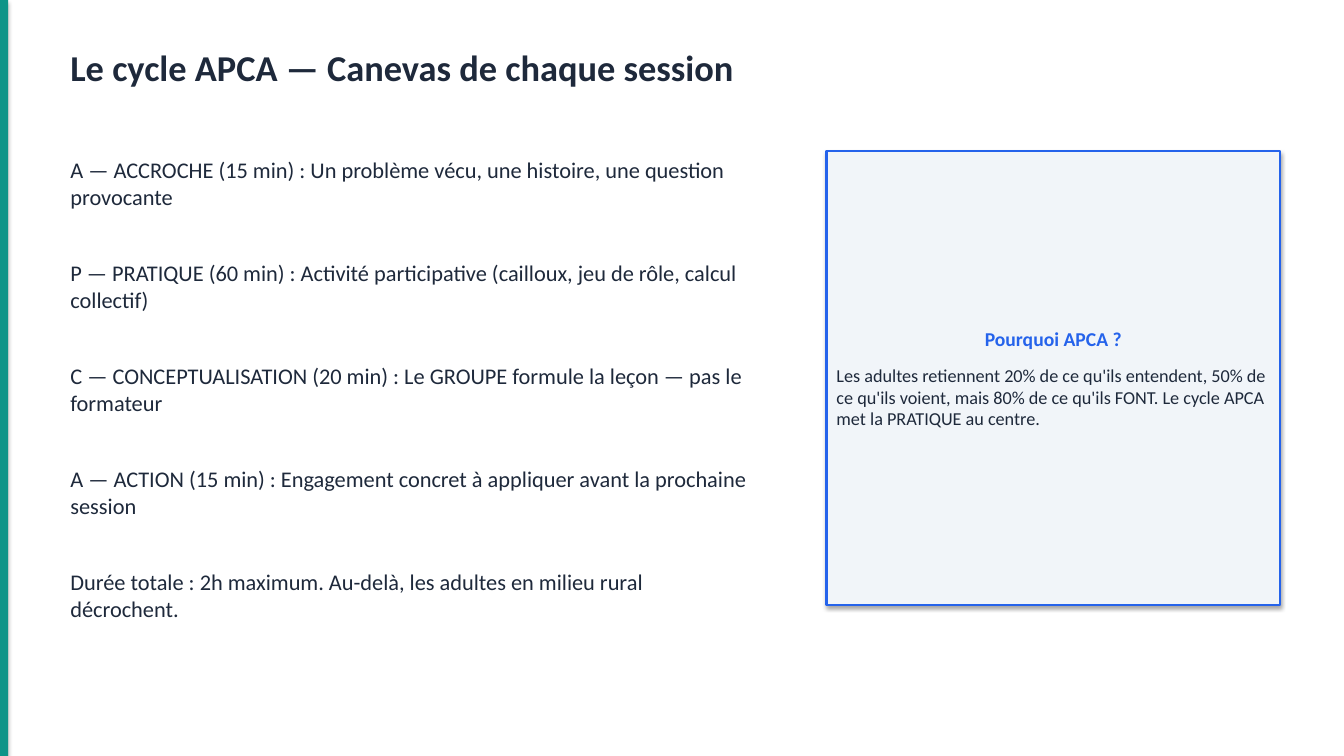
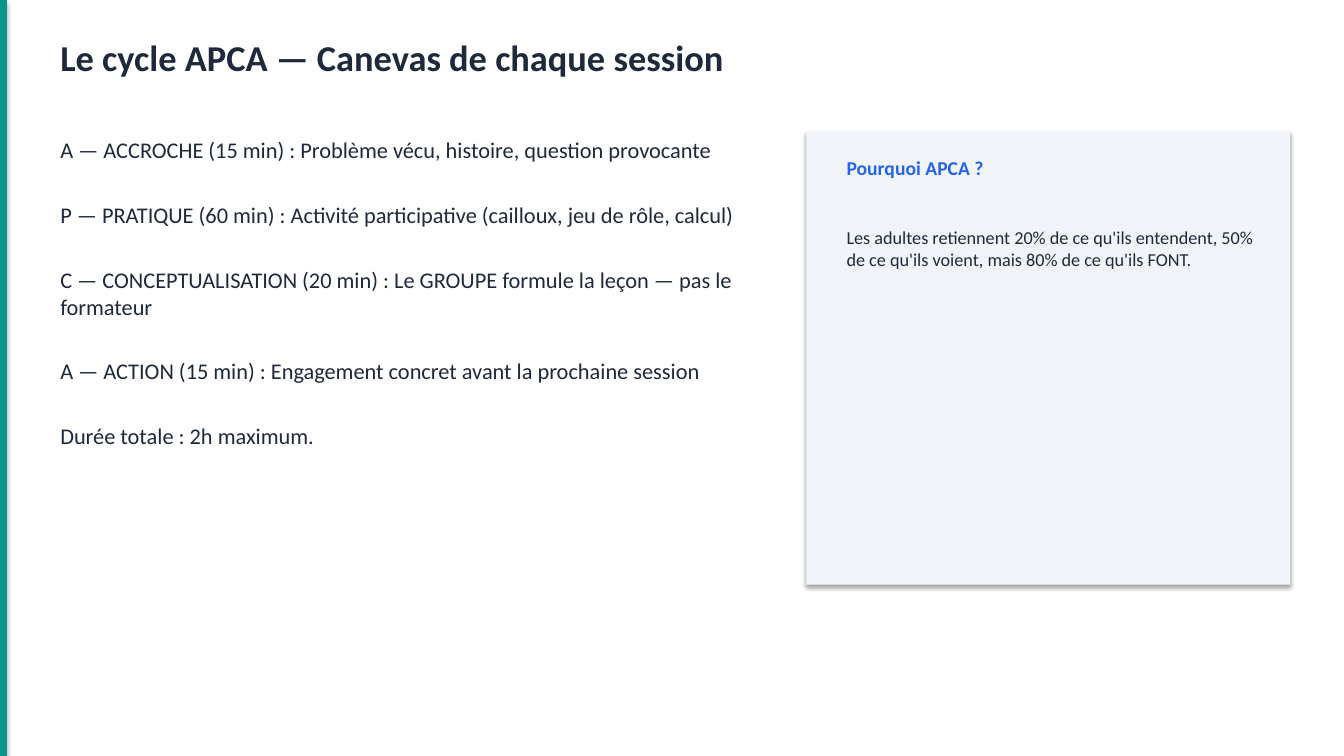
Before and after one commit to Louistatch/portefolio, a slide deck: slide 4 of TOF-FIN-01_Gestion_Financiere_Paysanne.pptx. Drawn at 1344x756 pixels with LibreOffice and Linux fonts; fonts in the diff are those of the drawing. Boxes give left, top, right and bottom in pixels: in the first picture for what was removed or moved away, otherwise in the second. Text is boxed around its words. In the diff, an @@ line names an element or a change of style, - is before the commit and + after.

```diff
--- a/TOF-FIN-01_Gestion_Financiere_Paysanne.pptx
+++ b/TOF-FIN-01_Gestion_Financiere_Paysanne.pptx
@@ text "Le cycle APCA — Canevas ...": place and size @@
-text "Le cycle APCA — Canevas ..." at [70, 55, 734, 87]
+text "Le cycle APCA — Canevas ..." at [60, 45, 724, 77]
@@ text "A — ACCROCHE (15 min) ...": place and size @@
-text "A — ACCROCHE (15 min) ..." at [70, 162, 746, 617]
+text "A — ACCROCHE (15 min) ..." at [60, 142, 733, 444]
@@ text at [60, 142, 733, 227]: text changed @@
-A — ACCROCHE (15 min) : Un problème vécu, une histoire, une question provocante
-P — PRATIQUE (60 min) : Activité participative (cailloux, jeu de rôle, calcul collectif)
+A — ACCROCHE (15 min) : Problème vécu, histoire, question provocante
+P — PRATIQUE (60 min) : Activité participative (cailloux, jeu de rôle, calcul)
@@ rectangle added at [807, 131, 1291, 585], fill #F1F5F9 @@
@@ text added at [847, 161, 970, 178], 14 pt, text #2563EB, bold @@
+Pourquoi APCA ?
@@ text "Les adultes retiennent 20% de ...": place and size @@
-text "Les adultes retiennent 20% de ..." at [827, 151, 1280, 605]
+text "Les adultes retiennent 20% de ..." at [847, 231, 1252, 269]
@@ text "Les adultes retiennent 20% de ..." at [847, 231, 1252, 269]: vertical alignment middle to top; fill #F1F5F9 to none; outline #2563EB 1.5 pt to none; shadow off @@
@@ text at [847, 231, 1252, 269]: text changed @@
-Pourquoi APCA ?
-Les adultes retiennent 20% de ce qu'ils entendent, 50% de ce qu'ils voient, mais 80% de ce qu'ils FONT. Le cycle APCA met la PRATIQUE au centre.
+Les adultes retiennent 20% de ce qu'ils entendent, 50% de ce qu'ils voient, mais 80% de ce qu'ils FONT.
@@ text at [60, 272, 731, 315]: less space between paragraphs @@
@@ text at [60, 363, 699, 444]: text changed @@
-A — ACTION (15 min) : Engagement concret à appliquer avant la prochaine session
-Durée totale : 2h maximum. Au-delà, les adultes en milieu rural décrochent.
+A — ACTION (15 min) : Engagement concret avant la prochaine session
+Durée totale : 2h maximum.
```
Also in this commit, not shown: 47 other slides changed, 1 slide removed, 1 other file.
